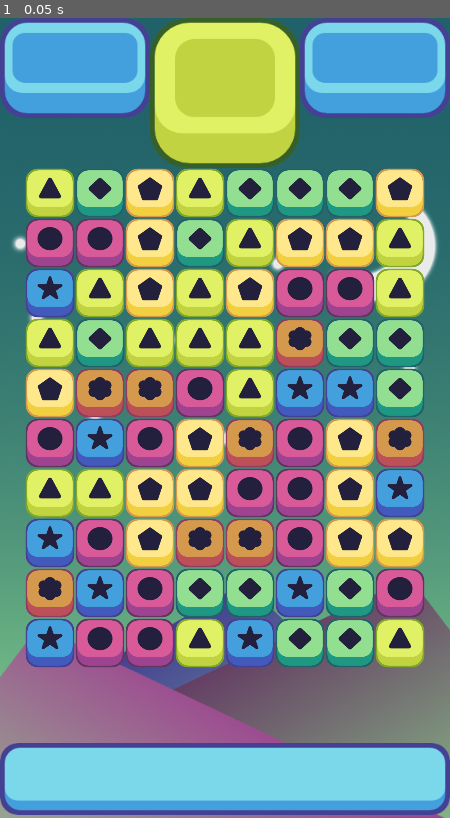
Above: before the commit, frame 1.
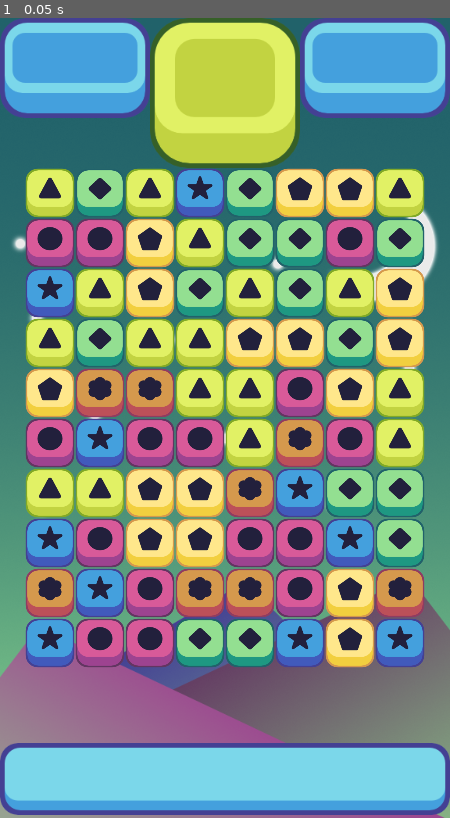
Above: after the commit, the same moment.

Repository: gonzalojs/Match3_Godot
Game: Godot game, scene res://Scenes/game_window.tscn
The game is run twice, just before and just after one commit, with the same random seed, the same clock (stepped at 60 frames per second) and the same inputs.
Inputs:
- Up to frame 1 (0.05 s): no input

The runs differ from the first frame. In frame 1, 25% of the frame differs, in the area x 28-95%, y 18-82%.

Commit message:
no match

Diff:
--- a/grid.gd
+++ b/grid.gd
@@ -39,11 +39,28 @@
 		for j in height:
 			# Choose a random number and store it
 			var rand = floor(rand_range(0, possible_pieces.size()));
+			var piece = possible_pieces[rand].instance();
+			var loops = 0;
+			while(match_at(i, j, piece.color) && loops < 100):
+				rand = floor(rand_range(0, possible_pieces.size()));
+				loops += 1;
+				piece = possible_pieces[rand].instance();
 			# Instance that piece from the array
-			var piece = possible_pieces[rand].instance();
 			add_child(piece);
 			piece.position = grid_to_pixel(i, j);
+			all_pieces[i][j] = piece;
 
+func match_at(i, j, color):
+
+	if i > 1:
+		if all_pieces[i - 1][j] != null && all_pieces[i - 2][j] != null:
+			if all_pieces[i - 1][j].color == color && all_pieces[i - 2][j].color == color:
+				return true;
+	if j > 1:
+		if all_pieces[i][j - 1] != null && all_pieces[i][j - 2] != null:
+			if all_pieces[i][j - 1].color == color && all_pieces[i][j - 2].color == color:
+				return true;
+	pass;
 
 # Transform grid position to pixel position
 func grid_to_pixel(column, row):
